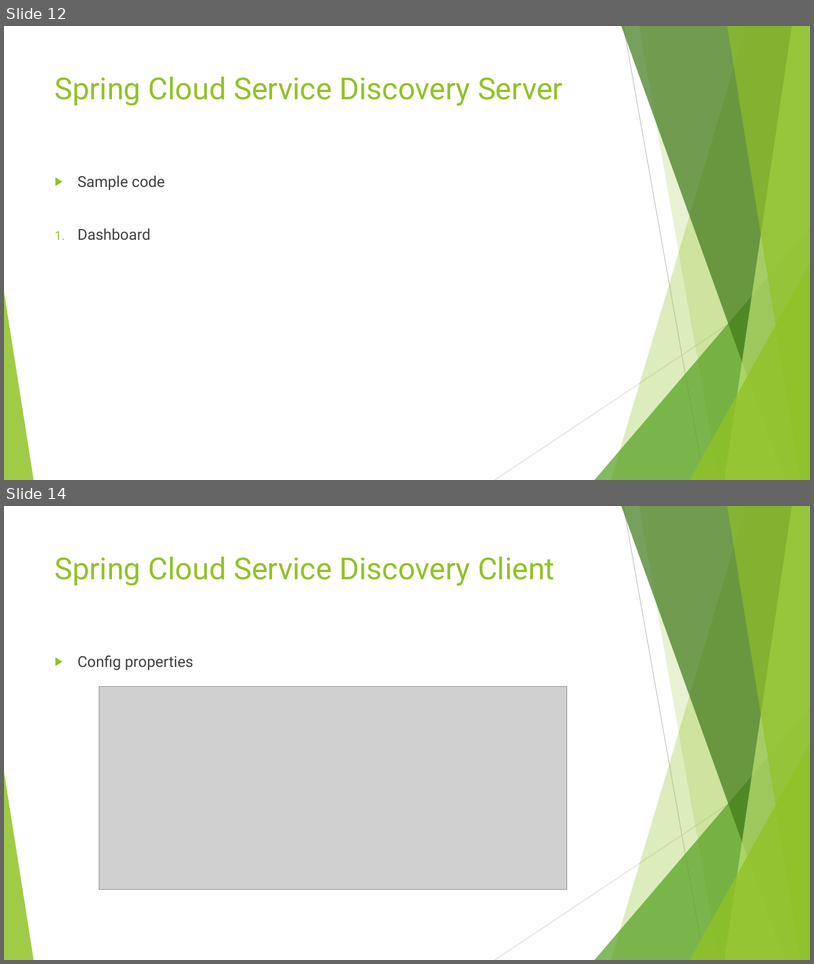
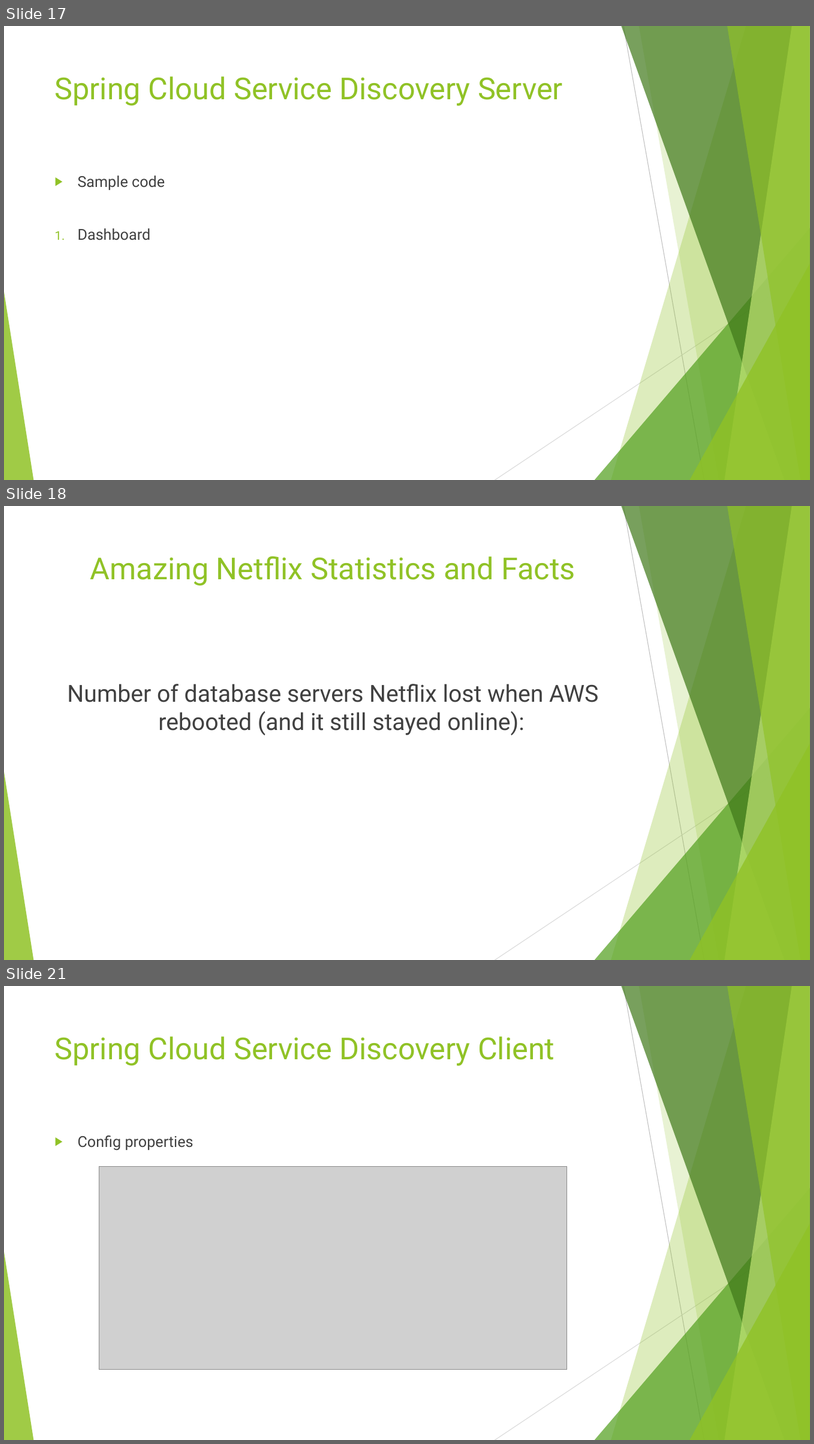
Before and after one commit to brrshh/configuration, a slide deck: Spring Cloud.pptx. Shown one above the other, each under a label of ours: slides 12 and 14 before the commit, slides 17, 18 and 21 after it; the slides between them are not shown. The pictures are 814x964 and 814x1444 pixels, drawn with LibreOffice and Linux fonts; fonts in the diff are those of the drawing; grey boxes stand for pictures. Boxes give left, top, right and bottom in pixels: in the first picture for what was removed or moved away, otherwise in the second. Text is boxed around its words. In the diff, an @@ line names an element or a change of style, - is before the commit and + after.

```diff
--- a/Spring Cloud.pptx
+++ b/Spring Cloud.pptx
@@ slide 18 added at box(4, 506, 810, 960), background #FFFFFF; not listed: 10 template elements that a slide beside it also shows @@
@@ title added at box(90, 556, 575, 586), 36 pt, text #90C226 @@
+Amazing Netflix Statistics and Facts
@@ text added at box(67, 684, 599, 735), 28 pt, text #404040 @@
+Number of database servers Netflix lost when AWS rebooted (and it still stayed online):
@@ what was slide 12 is now slide 17 @@
@@ what was slide 14 is now slide 21 @@
```
Also in this commit, not shown: 8 slides changed, 9 other slides added, 29 other files.
